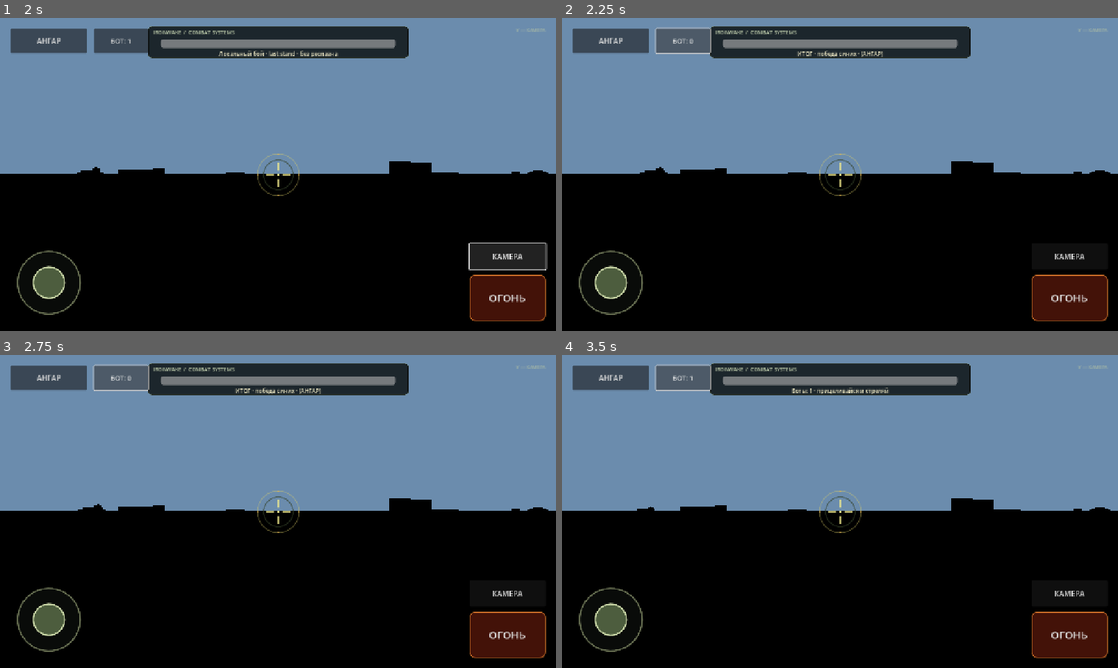
Above: before the commit, frames 1-4 (two rows, left to right).
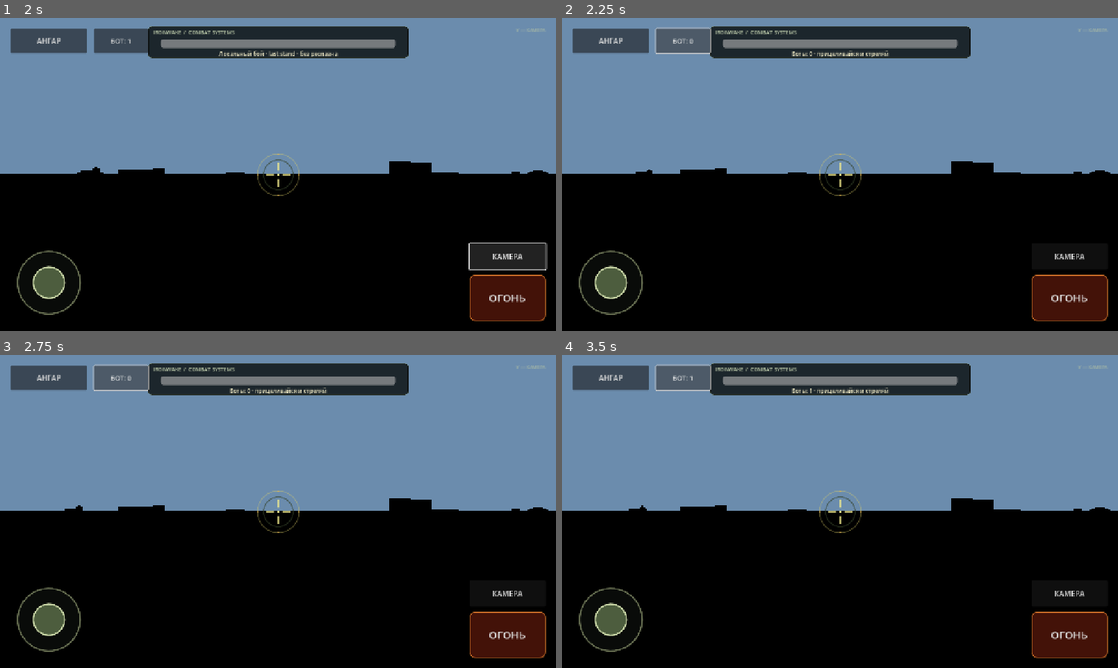
Above: after the commit, the same moments.

Repository: ivanivorontsov-sudo/ironwake-android
Game: Godot game, scene res://scenes/battle.tscn
Same seed, same stepped clock (60 frames per second), same inputs: the game is played once before the commit and once after it. This scene is started directly instead of the project's main scene.
Inputs:
- Up to frame 1 (2 s): click "ОГОНЬ" at 0.5 s; click "КАМЕРА" at 1.25 s
- Up to frame 2 (2.25 s): click "БОТ: 1" at 2 s
- Up to frame 3 (2.75 s): no input
- Up to frame 4 (3.5 s): click "БОТ: 0" at 2.75 s

Frame 1 is identical in both runs. In frame 2, 0.2% of the frame differs, in the area x 13-59%, y 10-50%; in frame 3, 0.2%, in the area x 11-59%, y 10-50%; in frame 4, less than 0.1%.
Error in both runs: Invalid assignment of property or key 'glow_levels_1' with value of type 'float' on a base object of type 'Environment'. (res://scripts/graphics/battle_environ…

Commit message:
gameplay: stable 1-8 bot selector

Diff:
--- a/godot/Ironwake/scripts/sim/local_battle_sim.gd
+++ b/godot/Ironwake/scripts/sim/local_battle_sim.gd
@@ -12,8 +12,10 @@
 var arena_half: float = 110.0
 var match_time_limit: float = 360.0
 var blue_bots: int = 0
-var red_bots: int = 1
+var red_bots: int = 2
 var bot_difficulty: float = 0.55
+const MIN_BOTS := 1
+const MAX_BOTS := 8
 
 var units: Dictionary = {}  # id -> SimUnit
 var shells: Array = []  # Dictionary shells
@@ -54,6 +56,7 @@
 
 	_bots = LocalBotAI.new(self)
 	_bots.fill_room(blue_bots, red_bots)
+	_emit({"type": "bot_count", "count": red_bots})
 	_emit({"type": "join", "id": player_id, "callsign": callsign, "team": team, "vehicleId": vehicle_id})
 	_push_state()
 	print("[LocalBattleSim] started local=%s vehicle=%s units=%d obstacles=%d" % [player_id, vehicle_id, units.size(), obstacles.size()])
@@ -99,11 +102,11 @@
 
 
 func set_bot_count(count: int) -> void:
+	# Keep at least one enemy so changing the setting can never end the match
+	# and freeze the controller. Rebuild only bot units; the human unit/input stays intact.
+	var desired := clampi(count, MIN_BOTS, MAX_BOTS)
+	red_bots = desired
 	blue_bots = 0
-	red_bots = clampi(count, 0, 1)
-	if _bots == null:
-		_bots = LocalBotAI.new(self)
-	# Remove only local AI units; never touch the human player.
 	var remove_ids: Array[String] = []
 	for id_any in units.keys():
 		var id := str(id_any)
@@ -111,6 +114,8 @@
 			remove_ids.append(id)
 	for id in remove_ids:
 		units.erase(id)
+	if _bots == null:
+		_bots = LocalBotAI.new(self)
 	_bots.fill_room(blue_bots, red_bots)
 	_emit({"type": "bot_count", "count": red_bots})
 	_push_state()
